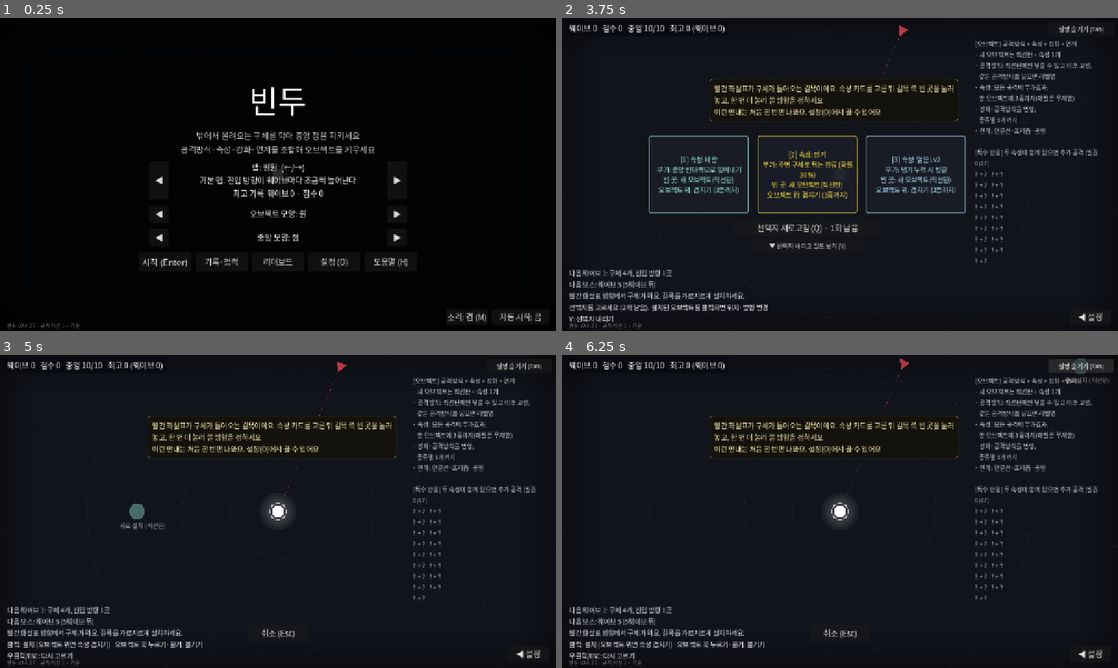
Above: before the commit, frames 1-4 (two rows, left to right).
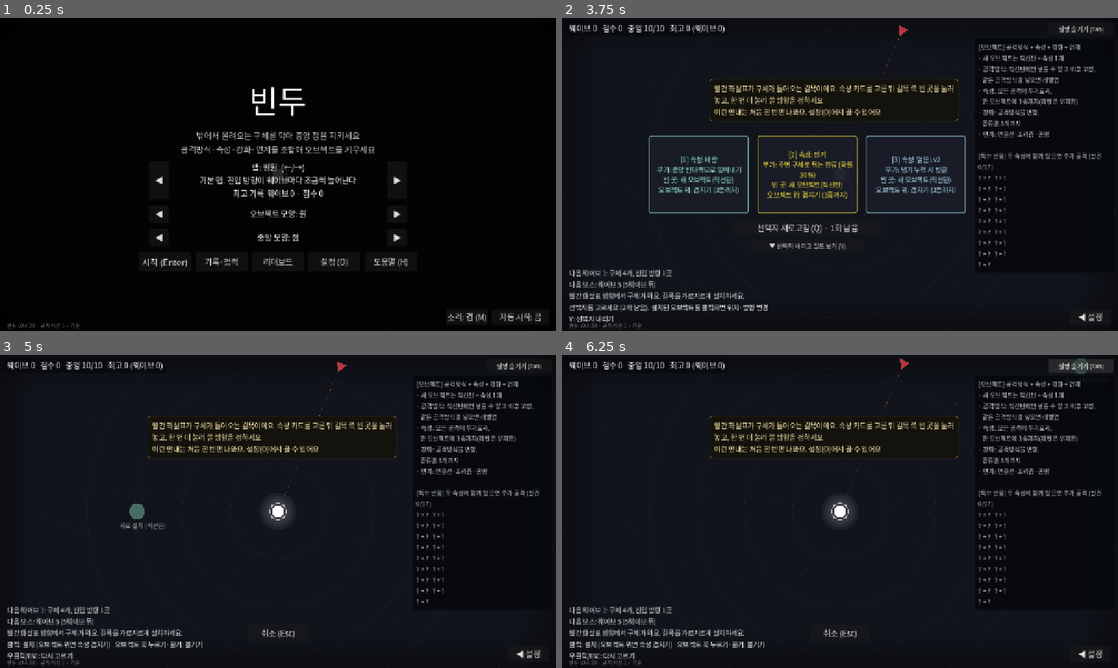
Above: after the commit, the same moments.

Repository: lenope1214/Bindu
Game: Godot game, scene res://main.tscn
The game is run twice, just before and just after one commit, with the same random seed, the same clock (stepped at 60 frames per second) and the same inputs.
Inputs:
- Up to frame 1 (0.25 s): no input
- Up to frame 2 (3.75 s): click "자동 시작: 끔" at 0.5 s; click "자동 시작: 켬" at 1.25 s; click "자동 시작: 끔" at 2 s; click "자동 시작: 켬" at 2.75 s; click "시작 (Enter)" at 3.5 s
- Up to frame 3 (5 s): click "[1] 속성: 바람 부가: 중앙 반대쪽으로 밀어내기 …" at 4.25 s
- Up to frame 4 (6.25 s): click "설명 숨기기 (Tab)" at 5 s; click "설명 보기 (Tab)" at 5.75 s

The runs differ from the first frame. In frame 1, less than 0.1% of the frame differs, in the area x 5-7%, y 97-99%; in frame 2, 3.3%; in frame 3, 3.3%; in frame 4, 3.4%, in the area x 5-99%, y 7-99%.

Commit message:
v0.4.38: 글자·버튼 크기 설정(폰 기본 130%), 큰 글자에서 창 맞추기, 버전 5 비교 기록 추가
- Meta.ui_scale(settings/ui_scale): UI 루트를 s배로 키우고 배치는 화면/s 안에서
- 화면을 넘는 창(시작 메뉴·도움말·기록·설정)은 줄여서 맞춤, 일시정지 글은 점수 줄 아래로
- 오른쪽 설명에 옅은 바탕
- fuzz가 시드마다 글자 크기를 돌아가며, compare에 상위 25% 평균(참고)
- docs/rule-history.md: 버전 5 비교 세 번 더(모두 비슷함), 봇 흔들림

Co-Authored-By: Claude Opus 5.5 <noreply@anthropic.com>
Claude-Session: https://claude.ai/code/session_012rhiBk8DNq9aJW6scrLhD6

Diff:
--- a/project.godot
+++ b/project.godot
@@ -15,7 +15,7 @@
 [application]
 
 config/name="Bindu"
-config/version="0.4.37"
+config/version="0.4.38"
 run/main_scene="res://main.tscn"
 config/features=PackedStringArray("4.7")
 config/icon="res://icon.svg"
--- a/scripts/main.gd
+++ b/scripts/main.gd
@@ -139,6 +139,7 @@
 var combo := 0
 var combo_t := 0.0
 var ui_font: Font
+var ui_root: Control  # UI 전체 (글자·버튼 크기 설정만큼 키운다)
 var perk_src := ""
 var hud_wrap_key := ""
 var hud_wrap := false
@@ -146,6 +147,7 @@
 var hud_urgent := ""  # 바로 보여야 하는 값(웨이브·중앙 체력 등)이 바뀌었는지 비교용
 var perk_wrapped := ""
 var title_label: Control  # 메인 메뉴
+var title_box: VBoxContainer
 var continue_btn: Button  # 저장된 판이 있을 때만 보임
 var new_btn: Button
 var new_armed := 0.0  # 저장된 판이 있을 때 새로 시작은 두 번 눌러야 (실수로 지우지 않게)
@@ -205,6 +207,7 @@
 	for i in 140:
 		stars.append(Vector3(randf() * 1280.0, randf() * 720.0, randf_range(0.03, 0.12)))
 	_build_ui()
+	_apply_ui_scale()
 	_apply_volume()
 	_update_speed_btn()
 	net = Net.new()
@@ -264,6 +267,8 @@
 	theme.default_font_size = 18
 	root.theme = theme
 	layer.add_child(root)
+	ui_root = root
+	get_viewport().size_changed.connect(_apply_ui_scale)
 
 	hud = Label.new()
 	hud.position = Vector2(10, 6)
@@ -357,6 +362,12 @@
 	root.add_child(range_btn)
 	legend.autowrap_mode = TextServer.AUTOWRAP_WORD_SMART  # 긴 줄이 화면 밖으로 잘리지 않게
 	legend.add_theme_font_size_override("font_size", 14)
+	# 옅은 바탕: 지나가는 구체 위에서도, 글자를 키워(설정) 카드와 겹칠 때도 읽히게
+	var lsb := StyleBoxFlat.new()
+	lsb.bg_color = Color(0.02, 0.03, 0.05, 0.85)
+	lsb.set_corner_radius_all(5)
+	lsb.set_content_margin_all(8)
+	legend.add_theme_stylebox_override("normal", lsb)
 	legend.add_theme_color_override("font_color", Color(1, 1, 1, 0.8))
 	_refresh_legend()
 	root.add_child(legend)
@@ -533,6 +544,26 @@
 
 ## 화면 가운데 크게 잠깐 뜨는 글자. 앞 글자가 아직 또렷하면 뒤에 세워 차례로 보여 준다
 ## (업적 직후 "웨이브 10"이 바로 덮어써 업적을 못 보던 것).
+## 글자·버튼 크기: UI를 s배로 그리고, 배치는 화면을 s로 나눈 크기 안에서 한다 (앵커가 그대로 맞는다).
+func _apply_ui_scale() -> void:
+	var s: float = Meta.ui_scale
+	ui_root.set_anchors_preset(Control.PRESET_TOP_LEFT)
+	ui_root.position = Vector2.ZERO
+	ui_root.scale = Vector2(s, s)
+	ui_root.size = get_viewport_rect().size / s
+
+
+## 글자를 키우면(설정) 화면보다 커지는 창은 줄여서 맞춘다. 가운데 창이라 위아래 여백이 같고, 아래는 버튼 줄을 비운다.
+func _fit_panels() -> void:
+	for c: Control in [title_box, help_label, records_panel, settings_panel]:
+		if not c.is_visible_in_tree():
+			continue
+		var h: float = c.get_combined_minimum_size().y if c == title_box else c.size.y
+		var k := 1.0 if Meta.ui_scale <= 1.0 else minf(1.0, (ui_root.size.y - 100.0) / maxf(1.0, h))
+		c.pivot_offset = c.size / 2.0
+		c.scale = Vector2(k, k)
+
+
 func big_banner(t: String, col: Color) -> void:
 	if banner_t > 0.5:
 		if banner_queue.size() < 3:
@@ -1873,6 +1904,7 @@
 	box.alignment = BoxContainer.ALIGNMENT_CENTER
 	box.add_theme_constant_override("separation", 14)
 	title_label.add_child(box)
+	title_box = box
 	var logo := Label.new()
 	logo.horizontal_alignment = HORIZONTAL_ALIGNMENT_CENTER
 	logo.add_theme_font_size_override("font_size", 72)
@@ -1985,6 +2017,27 @@
 		_save_best())
 	vrow.add_child(slider)
 	sv.add_child(vrow)
+	var zrow := HBoxContainer.new()
+	zrow.add_theme_constant_override("separation", 6)
+	var zl := Label.new()
+	zl.text = "글자·버튼 크기"
+	zl.custom_minimum_size = Vector2(120, 0)
+	zrow.add_child(zl)
+	var zg := ButtonGroup.new()
+	for v in Meta.UI_SCALES:
+		var zb := Button.new()
+		zb.text = "%d%%" % roundi(v * 100.0)
+		zb.toggle_mode = true
+		zb.button_group = zg
+		zb.button_pressed = is_equal_approx(v, Meta.ui_scale)
+		zb.custom_minimum_size = Vector2(72, 30)
+		zb.focus_mode = Control.FOCUS_NONE
+		zb.pressed.connect(func():
+			Meta.ui_scale = v
+			_apply_ui_scale()
+			_save_best())
+		zrow.add_child(zb)
+	sv.add_child(zrow)
 	for spec in [["화면 흔들림", "shake_on"], ["피해 숫자", "numbers_on"], ["속성 기호 표시 (색 위에 첫 글자)", "symbols_on"], ["모든 구체에 체력 숫자 (끄면 고리만)", "orb_hp_on"]]:
 		var cb := CheckButton.new()
 		cb.text = spec[0]
@@ -3025,7 +3078,10 @@
 	hud_cool -= delta
 	_update_hud()
 	if pause_box.visible:
+		# 글자를 키우면(설정) 가운데 기준 자리가 점수 줄에 닿는다: 점수 줄 아래로
+		paused_label.position.y = maxf(ui_root.size.y / 2.0 - 248.0, hud.get_rect().end.y + 8.0 if hud.visible else 8.0)
 		pause_box.position.y = paused_label.position.y + paused_label.size.y + 10.0
+	_fit_panels()
 	queue_redraw()
 	if phase == Phase.MOVE and moving:
 		moving.position = get_global_mouse_position().clamp(field_rect().position, field_rect().end)
@@ -3403,8 +3459,10 @@
 	if t == null:
 		_draw_orb_tooltip()
 		return
-	var fs := 14
-	var maxw := minf(620.0, _right_limit() - 24.0)  # 이보다 긴 줄은 접는다 (속성이 많으면 화면 밖으로 나가던 것)
+	var z: float = Meta.ui_scale
+	var fs := roundi(14 * z)
+	var lh := 18.0 * z
+	var maxw := minf(620.0 * z, _right_limit() - 24.0)  # 이보다 긴 줄은 접는다 (속성이 많으면 화면 밖으로 나가던 것)
 	var lines: Array = []  # [글자, 색]
 	var head := t.title()
 	var tip := "(클릭: 옮기기 · 끌기: 바로 이동)" if phase in [Phase.CHOOSE, Phase.READY] and not perk_mode else ""
@@ -3451,7 +3509,7 @@
 			rows.append([row, l[1]])
 			w = maxf(w, ui_font.get_string_size(row, HORIZONTAL_ALIGNMENT_LEFT, -1, fs).x)
 	lines = rows
-	var h := lines.size() * 18.0 + 10.0
+	var h := lines.size() * lh + 10.0
 	var size := get_viewport_rect().size
 	var p := t.position + Vector2(28, -h / 2)
 	p.x = clampf(p.x, 8, _right_limit() - w - 16)
@@ -3465,7 +3523,7 @@
 	fx_layer.draw_rect(Rect2(p, Vector2(w + 16, h)), Color(0.05, 0.06, 0.09, 0.92))
 	fx_layer.draw_rect(Rect2(p, Vector2(w + 16, h)), Color(1, 1, 1, 0.2), false, 1.0)
 	for i in lines.size():
-		fx_layer.draw_string(ui_font, p + Vector2(8, 20 + i * 18), lines[i][0], HORIZONTAL_ALIGNMENT_LEFT, -1, fs, lines[i][1])
+		fx_layer.draw_string(ui_font, p + Vector2(8, 6 + fs + i * lh), lines[i][0], HORIZONTAL_ALIGNMENT_LEFT, -1, fs, lines[i][1])
 
 
 ## 정보창을 놓을 수 있는 위쪽 끝: 점수 줄 아래 (점수 줄이 정보창 첫 줄을 덮던 것).
@@ -3535,12 +3593,14 @@
 		if o.resist_e >= 0: parts.append("%s 저항" % Elem.NAMES[o.resist_e])
 		if o.sturdy: parts.append("굳셈")
 		var txt := " · ".join(parts)
-		var w := ui_font.get_string_size(txt, HORIZONTAL_ALIGNMENT_LEFT, -1, 14).x
-		var p: Vector2 = o.position + Vector2(-w / 2 - 8, -o.radius() - 40)
+		var fs := roundi(14 * Meta.ui_scale)
+		var bh := fs + 10.0
+		var w := ui_font.get_string_size(txt, HORIZONTAL_ALIGNMENT_LEFT, -1, fs).x
+		var p: Vector2 = o.position + Vector2(-w / 2 - 8, -o.radius() - 16 - bh)
 		p.x = clampf(p.x, 8, get_viewport_rect().size.x - w - 24)
 		p.y = maxf(p.y, _tip_top())
-		fx_layer.draw_rect(Rect2(p, Vector2(w + 16, 24)), Color(0.05, 0.06, 0.09, 0.9))
-		fx_layer.draw_string(ui_font, p + Vector2(8, 17), txt, HORIZONTAL_ALIGNMENT_LEFT, -1, 14, Color.WHITE)
+		fx_layer.draw_rect(Rect2(p, Vector2(w + 16, bh)), Color(0.05, 0.06, 0.09, 0.9))
+		fx_layer.draw_string(ui_font, p + Vector2(8, fs + 3), txt, HORIZONTAL_ALIGNMENT_LEFT, -1, fs, Color.WHITE)
 
 
 ## 중앙 점 스킨: 눈은 가장 가까운 구체를 본다, 태양은 빛살이 돈다.
--- a/scripts/meta.gd
+++ b/scripts/meta.gd
@@ -64,6 +64,8 @@
 static var guide_on := true  # 처음 생기는 일에 한 줄 안내 (설정에서 끔)
 static var guide_seen := {}  # 이미 본 안내 id -> true
 static var tutor_next := true  # 다음 새 판은 카드 종류를 웨이브마다 하나씩 연다 (첫 판, 설정에서 다시 켬)
+static var ui_scale := 1.0  # 글자·버튼 크기 (UI_SCALES 중 하나). 폰은 기본 1.3
+const UI_SCALES := [1.0, 1.15, 1.3]
 static var loaded := false
 
 
@@ -137,6 +139,9 @@
 	guide_on = val(cfg, "guide", "on", true)
 	guide_seen = val(cfg, "guide", "seen", {})
 	tutor_next = val(cfg, "guide", "tutor", games == 0)  # 이미 해 본 저장은 단계별로 열지 않는다
+	ui_scale = val(cfg, "settings", "ui_scale", 1.3 if OS.has_feature("mobile") else 1.0)
+	if not ui_scale in UI_SCALES:
+		ui_scale = 1.0
 	volume = clampf(volume, 0.0, 1.0)
 	# 예전 저장의 최고 기록은 평원 기록으로 옮긴다
 	if not map_best.has("plain") and cfg.has_section_key("best", "wave"):
@@ -163,6 +168,7 @@
 	cfg.set_value("settings", "numbers", numbers_on)
 	cfg.set_value("settings", "symbols", symbols_on)
 	cfg.set_value("settings", "orb_hp", orb_hp_on)
+	cfg.set_value("settings", "ui_scale", ui_scale)
 	cfg.set_value("online", "on", online_on)
 	cfg.set_value("online", "nickname", nickname)
 	cfg.set_value("online", "device", device_id)
--- a/tools/fuzz.gd
+++ b/tools/fuzz.gd
@@ -21,7 +21,12 @@
 	main.tutor = sd % 2 == 0
 	Meta.guide_seen = {}
 	Meta.guide_on = true
-	print("FUZZR rules=", Meta.rules, " map=", Meta.map_id, " tutor=", main.tutor)
+	# 글자·버튼 크기도 시드마다 돌아가며 (창 맞추기·툴팁 크기 코드도 돌게)
+	var z: float = Meta.UI_SCALES[sd % Meta.UI_SCALES.size()]
+	main.ready.connect(func():
+		Meta.ui_scale = z
+		main._apply_ui_scale())
+	print("FUZZR rules=", Meta.rules, " map=", Meta.map_id, " tutor=", main.tutor, " ui=", z)
 func _mouse(pos: Vector2, btn: int, pressed: bool, shift := false):
 	var e := InputEventMouseButton.new()
 	e.position = pos; e.global_position = pos; e.button_index = btn; e.pressed = pressed; e.shift_pressed = shift
Not shown, changed: CHANGELOG.md
Not shown, changed: README.md
Not shown, changed: docs/rule-history.md
Not shown, changed: tools/README.md
Not shown, changed: tools/run.sh
